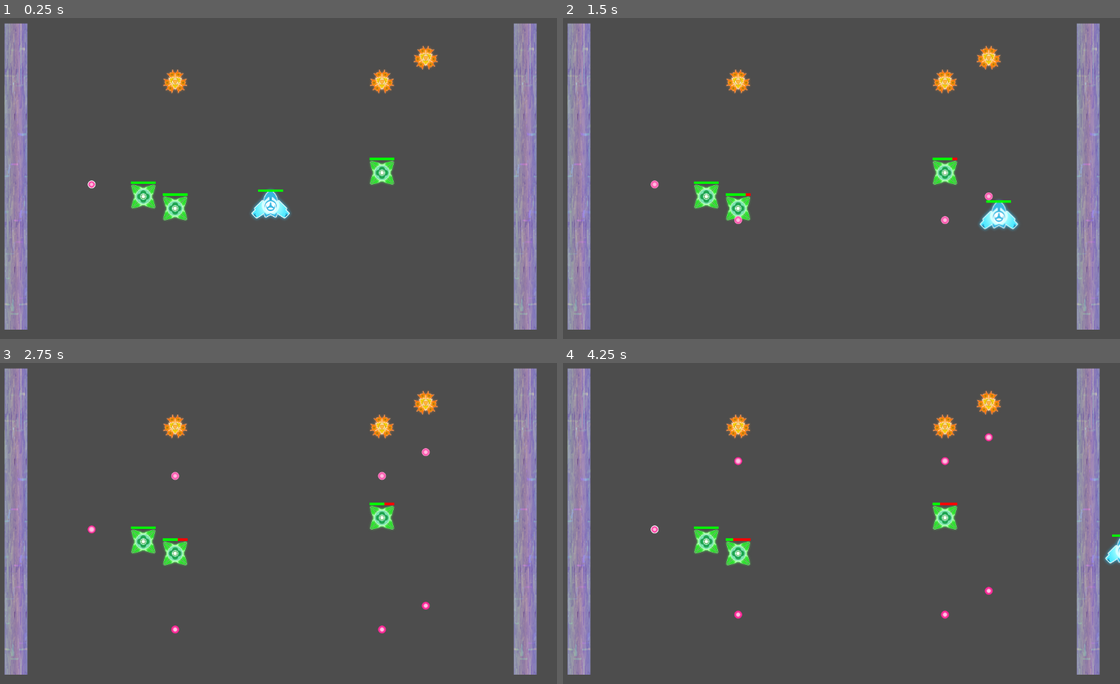
Above: before the commit, frames 1-4 (two rows, left to right).
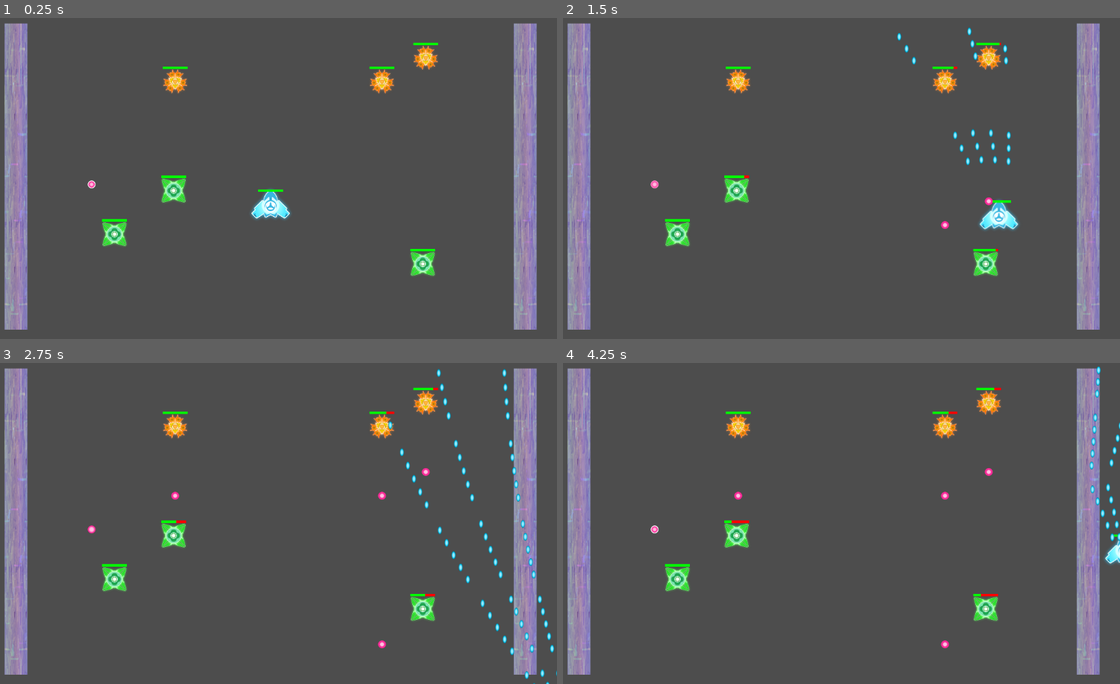
Above: after the commit, the same moments.

Repository: Jagholin/bullethell_jam_entry
Game: Godot game, scene res://scenes/push_body_test.tscn
Same seed, same stepped clock (60 frames per second), same inputs: the game is played once before the commit and once after it.
Inputs:
- Up to frame 1 (0.25 s): no input
- Up to frame 2 (1.5 s): tap Enter at 0.5 s; hold Right (right) 0.53-1.28 s; hold Space (fire) 0.53-1.28 s; hold S (down) from 1.28 s (still down); tap Space (fire) at 1.35 s
- Up to frame 3 (2.75 s): release S (down) at 2.03 s; hold Right (right) from 2.03 s (still down); hold Space (fire) from 2.03 s (still down)
- Up to frame 4 (4.25 s): release Right (right) at 2.78 s; release Space (fire) at 2.78 s; hold W (up) 2.78-3.53 s; tap Space (fire) at 2.85 s; hold A (left) from 3.53 s (still down); hold Space (fire) from 3.53 s (still down)

The runs differ from the first frame. In frame 1, 2.0% of the frame differs, in the area x 18-79%, y 7-81%; in frame 2, 2.4%; in frame 3, 3.2%, in the area x 18-100%, y 1-100%; in frame 4, 2.6%.

Commit message:
add resources directory for godot resource files add BulletSettingsResource for information thats different between bullet types add projectile volleys to projectile spawner implement player shooting their own bullets

Diff:
--- /dev/null
+++ b/resources/bullet_settings/enemy_bullet.tres
@@ -0,0 +1,45 @@
+[gd_resource type="Resource" script_class="BulletSettingsResource" load_steps=8 format=3 uid="uid://gqr2cj4ovsbd"]
+
+[ext_resource type="Script" path="res://scripts/resources/bullet_settings.gd" id="1_j3ik6"]
+[ext_resource type="Texture2D" uid="uid://vj15nohqoxev" path="res://assets/ShmupSprites/Bullet_enemy01.png" id="2_tfpna"]
+
+[sub_resource type="AtlasTexture" id="AtlasTexture_2vdhs"]
+atlas = ExtResource("2_tfpna")
+region = Rect2(0, 0, 16, 16)
+
+[sub_resource type="AtlasTexture" id="AtlasTexture_6c1sx"]
+atlas = ExtResource("2_tfpna")
+region = Rect2(16, 0, 16, 16)
+
+[sub_resource type="AtlasTexture" id="AtlasTexture_6rm1k"]
+atlas = ExtResource("2_tfpna")
+region = Rect2(32, 0, 16, 16)
+
+[sub_resource type="AtlasTexture" id="AtlasTexture_1am78"]
+atlas = ExtResource("2_tfpna")
+region = Rect2(48, 0, 16, 16)
+
+[sub_resource type="SpriteFrames" id="SpriteFrames_5f8kd"]
+animations = [{
+"frames": [{
+"duration": 1.0,
+"texture": SubResource("AtlasTexture_2vdhs")
+}, {
+"duration": 1.0,
+"texture": SubResource("AtlasTexture_6c1sx")
+}, {
+"duration": 1.0,
+"texture": SubResource("AtlasTexture_6rm1k")
+}, {
+"duration": 1.0,
+"texture": SubResource("AtlasTexture_1am78")
+}],
+"loop": true,
+"name": &"default",
+"speed": 5.0
+}]
+
+[resource]
+script = ExtResource("1_j3ik6")
+bullet_type = 0
+sprite_frames = SubResource("SpriteFrames_5f8kd")
--- /dev/null
+++ b/resources/bullet_settings/player_bullet.tres
@@ -0,0 +1,22 @@
+[gd_resource type="Resource" script_class="BulletSettingsResource" load_steps=4 format=3 uid="uid://cd2mguh56yvqd"]
+
+[ext_resource type="Script" path="res://scripts/resources/bullet_settings.gd" id="1_l45m1"]
+[ext_resource type="Texture2D" uid="uid://dv11s1yni3xks" path="res://assets/ShmupSprites/Bullet_player.png" id="2_3lh3n"]
+
+[sub_resource type="SpriteFrames" id="SpriteFrames_out7e"]
+animations = [{
+"frames": [{
+"duration": 1.0,
+"texture": ExtResource("2_3lh3n")
+}],
+"loop": true,
+"name": &"default",
+"speed": 5.0
+}]
+
+[resource]
+script = ExtResource("1_l45m1")
+bullet_type = 1
+sprite_frames = SubResource("SpriteFrames_out7e")
+initial_velocity = 25.0
+initial_direction = Vector2(0, -1)
--- a/scenes/entities/enemy.tscn
+++ b/scenes/entities/enemy.tscn
@@ -1,15 +1,19 @@
-[gd_scene load_steps=6 format=3 uid="uid://dlxr1gqtibtkl"]
+[gd_scene load_steps=8 format=3 uid="uid://dlxr1gqtibtkl"]
 
 [ext_resource type="Script" path="res://scripts/scenes/entities/Enemy.gd" id="1_ffgfv"]
 [ext_resource type="Texture2D" uid="uid://b6w5agceww7ct" path="res://assets/ShmupSprites/Alien04.png" id="2_8vc11"]
 [ext_resource type="PackedScene" uid="uid://dphjfl425sily" path="res://scenes/entity_components/projectile_spawner.tscn" id="3_vu4wc"]
 [ext_resource type="PackedScene" uid="uid://cjsqmd01861rl" path="res://scenes/entities/projectile.tscn" id="4_rs1sk"]
+[ext_resource type="Resource" uid="uid://gqr2cj4ovsbd" path="res://resources/bullet_settings/enemy_bullet.tres" id="5_gvfee"]
+[ext_resource type="PackedScene" uid="uid://c72mof4xq3t04" path="res://scenes/entity_components/damageable.tscn" id="6_3prdy"]
 
 [sub_resource type="CircleShape2D" id="CircleShape2D_yucrm"]
 radius = 24.0
 
 [node name="Enemy" type="Area2D"]
 position = Vector2(472, 216)
+collision_layer = 2
+monitoring = false
 script = ExtResource("1_ffgfv")
 
 [node name="Alien04" type="Sprite2D" parent="."]
@@ -21,3 +25,8 @@
 
 [node name="ProjectileSpawner" parent="." instance=ExtResource("3_vu4wc")]
 projectile = ExtResource("4_rs1sk")
+projectile_settings = ExtResource("5_gvfee")
+
+[node name="Damageable" parent="." instance=ExtResource("6_3prdy")]
+health = 100
+max_health = 100
--- a/scenes/entities/player.tscn
+++ b/scenes/entities/player.tscn
@@ -1,8 +1,11 @@
-[gd_scene load_steps=4 format=3 uid="uid://sg051jsb3744"]
+[gd_scene load_steps=7 format=3 uid="uid://sg051jsb3744"]
 
 [ext_resource type="Script" path="res://scripts/scenes/entities/Player.gd" id="1_5ldbl"]
 [ext_resource type="Texture2D" uid="uid://csylr66yhkk6x" path="res://assets/ShmupSprites/Player.png" id="2_b34ry"]
 [ext_resource type="PackedScene" uid="uid://c72mof4xq3t04" path="res://scenes/entity_components/damageable.tscn" id="3_i47pl"]
+[ext_resource type="PackedScene" uid="uid://dphjfl425sily" path="res://scenes/entity_components/projectile_spawner.tscn" id="4_t8dnc"]
+[ext_resource type="PackedScene" uid="uid://cjsqmd01861rl" path="res://scenes/entities/projectile.tscn" id="5_jl1tt"]
+[ext_resource type="Resource" uid="uid://cd2mguh56yvqd" path="res://resources/bullet_settings/player_bullet.tres" id="6_sklsj"]
 
 [node name="Player" type="CharacterBody2D"]
 script = ExtResource("1_5ldbl")
@@ -15,3 +18,12 @@
 polygon = PackedVector2Array(0, -24, -32, 16, 32, 16)
 
 [node name="DamageableComponent" parent="." instance=ExtResource("3_i47pl")]
+
+[node name="ProjectileSpawner" parent="." instance=ExtResource("4_t8dnc")]
+interval = 0.02
+projectile_volleys = 4
+angle_between_volleys = 10.0
+projectile_volley_offset = Vector2(10, 0)
+projectile = ExtResource("5_jl1tt")
+projectile_settings = ExtResource("6_sklsj")
+active = false
--- a/scenes/entities/projectile.tscn
+++ b/scenes/entities/projectile.tscn
@@ -43,6 +43,8 @@
 radius = 8.0
 
 [node name="Projectile" type="Area2D"]
+collision_layer = 0
+monitorable = false
 script = ExtResource("1_huj7q")
 
 [node name="AnimatedSprite2D" type="AnimatedSprite2D" parent="."]
--- a/scenes/push_body_test.tscn
+++ b/scenes/push_body_test.tscn
@@ -16,18 +16,19 @@
 position = Vector2(1088, 320)
 scale = Vector2(1, 13.4)
 
-[node name="Player" parent="." instance=ExtResource("2_bymjo")]
+[node name="Player" parent="." node_paths=PackedStringArray("projectile_parent") instance=ExtResource("2_bymjo")]
 position = Vector2(576, 376)
+projectile_parent = NodePath("../Projectiles")
 SPEED = 500.0
 
 [node name="Entity" parent="." instance=ExtResource("3_10768")]
-position = Vector2(320, 360)
+position = Vector2(381, 348)
 
 [node name="Entity2" parent="." instance=ExtResource("3_10768")]
-position = Vector2(384, 384)
+position = Vector2(262, 436)
 
 [node name="Entity3" parent="." instance=ExtResource("3_10768")]
-position = Vector2(800, 312)
+position = Vector2(882, 496)
 
 [node name="Enemy" parent="." node_paths=PackedStringArray("projectile_parent") instance=ExtResource("4_15g7d")]
 position = Vector2(384, 128)
--- /dev/null
+++ b/scripts/resources/bullet_settings.gd
@@ -0,0 +1,21 @@
+class_name BulletSettingsResource
+extends Resource
+
+enum BulletType { ENEMY_BULLET, PLAYER_BULLET }
+## The type of bullet this is, either an enemy bullet or a player bullet.
+@export var bullet_type: BulletType
+
+## Sprite to use for the bullet.
+@export var sprite_frames: SpriteFrames
+
+## Initial speed of the bullet
+@export var initial_velocity: float = 10.0
+
+## Initial direction of the bullets
+@export var initial_direction: Vector2 = Vector2(0, 1)
+
+func get_collision_mask() -> int:
+	if bullet_type == BulletType.ENEMY_BULLET:
+		return 0b00000001
+	else:
+		return 0b00000010
--- a/scripts/scenes/components/Damageable.gd
+++ b/scripts/scenes/components/Damageable.gd
@@ -23,8 +23,11 @@
 func destroy():
 	target.queue_free()
 
-func damage():
+## Type of damage the bullet caused. Can be used to determine what happens to the bullet after the hit.
+enum DamageResult { HIT, NOTHIT }
+func damage() -> DamageResult:
 	health -= 1
 	progress_bar.value = health
 	if health <= 0:
 		destroy()
+	return DamageResult.HIT
--- a/scripts/scenes/components/ProjectileSpawner.gd
+++ b/scripts/scenes/components/ProjectileSpawner.gd
@@ -6,9 +6,23 @@
 func get_component_name() -> StringName:
 	return COMPONENT_NAME
 
+@export_group("Projectile spawn settings")
+## Interval between each volley of projectiles, in seconds
 @export var interval: float = 0.5
+## Number of volleys of projectiles to spawn
+@export var projectile_volleys: int = 1
+## Angle between projectiles in a volley, in degrees
+@export var angle_between_volleys: float = 0.0
+## Offset between projectiles in a volley
+@export var projectile_volley_offset: Vector2 = Vector2(2.0, 0)
+@export_group("")
 @export var projectile: PackedScene
+## bullet settings used by this spawner
+@export var projectile_settings: BulletSettingsResource
 @export var projectiles_parent: Node2D
+
+## Whether the spawner is currently active and emitting projectiles
+@export var active: bool = true
 
 var elapsed: float = 0.0
 
@@ -19,16 +33,29 @@
 
 # Called every frame. 'delta' is the elapsed time since the previous frame.
 func _process(delta):
+	if not active:
+		elapsed = 0
+		return
 	elapsed += delta
-	if elapsed >= interval:
+	while elapsed >= interval:
 		fire()
-		elapsed = 0
+		elapsed -= interval
 
 
 func fire():
-	var new_projectile := projectile.instantiate() as Projectile
-	new_projectile.direction = Vector2(0,1)
-	new_projectile.velocity = 10
-	new_projectile.global_position = global_position
-	# get_tree().get_current_scene().get_node("Projectiles").add_child(new_projectile)
-	projectiles_parent.add_child(new_projectile)
+	var angle := -0.5 * angle_between_volleys * (projectile_volleys - 1)
+	var offset := -0.5 * projectile_volley_offset * (projectile_volleys - 1)
+	for i in projectile_volleys:
+		# calculate the angle for the projectile, and initial position
+		var new_projectile := projectile.instantiate() as Projectile
+		new_projectile.direction = projectile_settings.initial_direction.rotated(deg_to_rad(angle))
+		new_projectile.velocity = projectile_settings.initial_velocity
+		new_projectile.global_position = global_position + offset
+		new_projectile.collision_mask = projectile_settings.get_collision_mask()
+		new_projectile.collision_layer = 0
+		new_projectile.bullet_sprite = projectile_settings.sprite_frames
+		# get_tree().get_current_scene().get_node("Projectiles").add_child(new_projectile)
+		projectiles_parent.add_child(new_projectile)
+
+		angle += angle_between_volleys
+		offset += projectile_volley_offset
--- a/scripts/scenes/entities/Enemy.gd
+++ b/scripts/scenes/entities/Enemy.gd
@@ -12,13 +12,17 @@
 	return components[component_name]
 #endregion
 
+#region pass projectile parent to the child component
+# THERE ARE OTHER INSTANCES of this code, search for "projectile_parent_pass" in all files to find them
 @export var projectile_parent: Node2D:
 	set(new_value):
 		if projectile_parent == new_value:
 			return
 		projectile_parent = new_value
+		# spawner is ProjectileSpawnerComponent or something with similar interface
 		if spawner:
 			spawner.projectiles_parent = projectile_parent
+#endregion
 @onready var spawner: ProjectileSpawnerComponent = $ProjectileSpawner
 
 # Called when the node enters the scene tree for the first time.
@@ -26,5 +30,5 @@
 	spawner.projectiles_parent = projectile_parent
 
 # Called every frame. 'delta' is the elapsed time since the previous frame.
-func _process(delta):
+func _process(_delta):
 	pass
--- a/scripts/scenes/entities/Player.gd
+++ b/scripts/scenes/entities/Player.gd
@@ -12,13 +12,34 @@
 	return components[component_name]
 #endregion
 
+#region pass projectile parent to the child component
+# THERE ARE OTHER INSTANCES of this code, search for "projectile_parent_pass" in all files to find them
+@export var projectile_parent: Node2D:
+	set(new_value):
+		if projectile_parent == new_value:
+			return
+		projectile_parent = new_value
+		# spawner is ProjectileSpawnerComponent or something with similar interface
+		if spawner:
+			spawner.projectiles_parent = projectile_parent
+#endregion
+
 @export var SPEED: float = 100000.0
 @export var ACCELERATION: float = 1000.0
 @export var BOUNCE_ABSORTION: float = 0.5
 @export var IMPACT_ENERGY: float = 10
 
+@onready var spawner: ProjectileSpawnerComponent = $ProjectileSpawner
+
 func _ready():
+	spawner.projectiles_parent = projectile_parent
 	self.set_motion_mode(CharacterBody2D.MOTION_MODE_FLOATING)
+
+func _input(event):
+	if event.is_action_pressed(&"fire"):
+		spawner.active = true
+	if event.is_action_released(&"fire"):
+		spawner.active = false
 
 func _physics_process(delta):
 	var direction: Vector2 = Input.get_vector("left", "right", "up", "down")
--- a/scripts/scenes/entities/projectile.gd
+++ b/scripts/scenes/entities/projectile.gd
@@ -12,6 +12,16 @@
 	return components[component_name]
 #endregion
 
+@export var bullet_sprite: SpriteFrames:
+	set(new_value):
+		if bullet_sprite == new_value:
+			return
+		bullet_sprite = new_value
+		if animated_sprite:
+			animated_sprite.sprite_frames = bullet_sprite
+
+@onready var animated_sprite: AnimatedSprite2D = $AnimatedSprite2D
+
 var direction: Vector2
 var velocity: float
 
@@ -20,17 +30,25 @@
 	# old API
 	# connect("body_entered", damage)
 	# new API
+	area_entered.connect(damage)
 	body_entered.connect(damage)
+	if bullet_sprite:
+		animated_sprite.sprite_frames = bullet_sprite
 
-
-func damage(body: Node2D):
+func damage(body):
+	# body can be either Node2D(CollisionObject2D) or Area2D
 	# var damageable := body.get_node("DamageableComponent") as DamageableComponent
 	if not body.has_method(&"get_component"):
+		## TODO: do we want to do assert() here to break into debugger immediately?
+		print("Projectile.damage failed: body doesn't implement get_component method")
 		return
 
 	var damageable := body.get_component(DamageableComponent.COMPONENT_NAME) as DamageableComponent
 	if damageable:
-		damageable.damage()
+		var damageResult := damageable.damage()
+		# remove the projectile if this was a hit
+		if damageResult == DamageableComponent.DamageResult.HIT:
+			queue_free()
 
 
 # Called every frame. 'delta' is the elapsed time since the previous frame.
Not shown, changed: README.md
Not shown, added: extra todos.md
